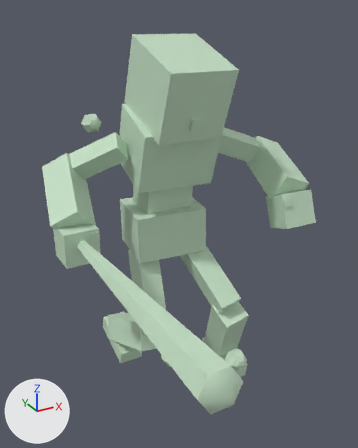
Two versions of the FBX model Assets/Resources/FbxFile/ikDchara.anime.jamp.Landing.fbx, one commit apart.
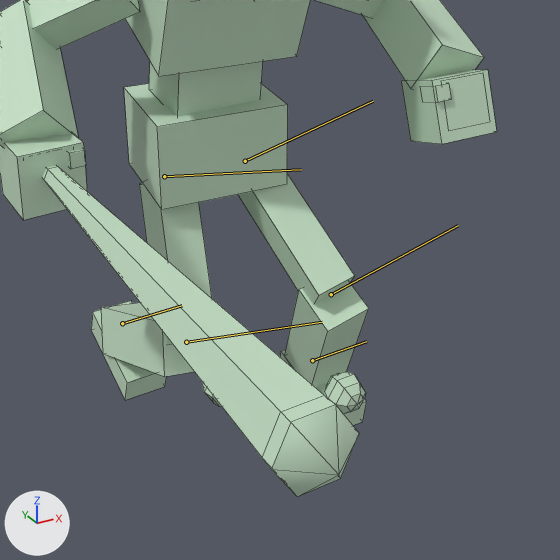
There are two pictures of each version: one whole from a 50 mm camera at (-0.116, -0.23, 0.217) aimed at (-0.012, -0.041, 0.123), one close up on the part from 15% to 98% of the width and 34% to 100% of the height. The lights are fixed; the arrows at lower left show +X, +Y and +Z. Both versions are drawn at frame 60 of the action 'Take 001'; the numbers are the values there. The bones that change are drawn over the model as lines in the close-ups. The close-ups show mesh edges as thin lines.
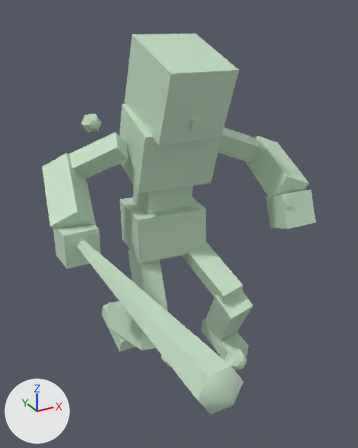
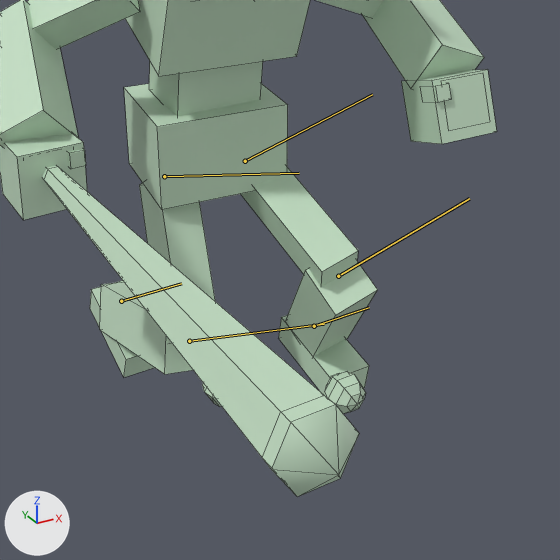
ob_body_ctrl_001 is not drawn itself; it is the parent of ob_lefthand_ik_ctrl, ob_righthand_ik_ctrl, ob_rightfoot_vec, ob_spinea_fk_ctlr, ob_leftarm_vec_001, ob_rightarm_vec_001, ob_hip_fk_ctrl, ob_leftfoot_vec1.
ob_ctrl is not drawn itself; it is the parent of ob_body_ctrl, ob_lower_ctrl.

Location of each change, [x1, y1, x2, y2] in pixels of the close-ups (560 x 560 px):
'pCube18', posed (8% shorter)
    before: [238, 174, 354, 305]
    after: [241, 167, 358, 287]
'pCube17', posed (8% wider, 9% shorter)
    before: [284, 283, 369, 387]
    after: [285, 261, 377, 356]
'pCube2', posed (26% taller)
    before: [101, 303, 194, 376]
    after: [100, 282, 193, 374]
'pCube3', posed
    before: [139, 182, 212, 345]
    after: [139, 182, 215, 344]
'pCube16', posed
    before: [280, 350, 367, 425]
    after: [279, 315, 369, 396]
'pCube1', posed
    before: [91, 301, 167, 400]
    after: [90, 280, 155, 377]
bone 'Character1_RightUpLeg', root to tip
    before: (164, 176) to (301, 169)
    after: (164, 176) to (299, 173)
bone 'Character1_RightLeg', root to tip
    before: (186, 342) to (322, 322)
    after: (189, 341) to (324, 324)
bone 'Character1_RightFoot', root to tip
    before: (122, 323) to (182, 305)
    after: (121, 301) to (181, 283)
bone 'Character1_LeftUpLeg', root to tip
    before: (245, 161) to (373, 101)
    after: (245, 161) to (372, 94)
bone 'Character1_LeftLeg', root to tip
    before: (331, 294) to (458, 225)
    after: (338, 276) to (469, 198)
bone 'Character1_LeftFoot1', root to tip
    before: (312, 360) to (366, 341)
    after: (314, 326) to (369, 307)

The change in detail:
Bone 'Character1_RightUpLeg' (bone_character1_rightupleg) turns from (3, -42, -4) to (2, -46, -5) degrees about its own x, y and z.
Bone 'Character1_RightLeg' (bone_character1_rightleg) turns from (0, 55, 0) to (0, 68, 0) degrees about its own x, y and z.
Bone 'Character1_RightFoot' (bone_character1_rightfoot) turns from (-1, -3, 4) to (0, -11, 6) degrees about its own x, y and z.
Bone 'Character1_LeftUpLeg' (bone_character1_leftupleg) turns from (-4, -23, 0) to (-2, -36, 2) degrees about its own x, y and z.
Bone 'Character1_LeftLeg' (bone_character1_leftleg) turns from (0, 41, 0) to (0, 62, 0) degrees about its own x, y and z.
Bone 'Character1_LeftFoot1' (bone_character1_leftfoot1) turns from (5, -15, -6) to (4, -23, -9) degrees about its own x, y and z.
